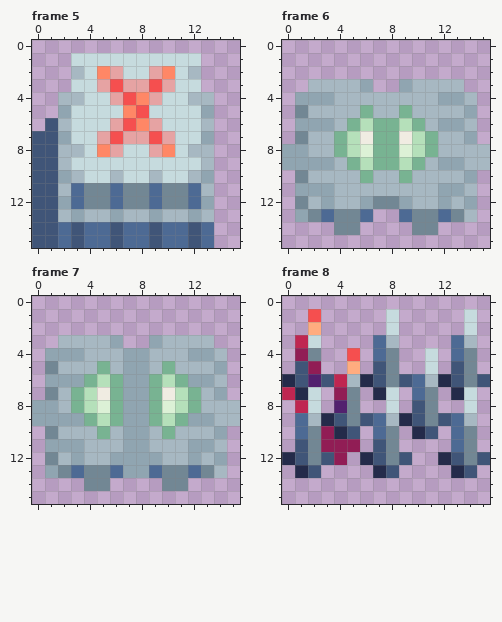
One commit to this pixel-art file: public/assets/graphics/snek-button.ase. The first picture shows the starting point.
16x16 pixels, 9 frames. Shown: frame 5, frame 6, frame 7, frame 8. The commit also changed other frames, which this record leaves out.
Now the later version:
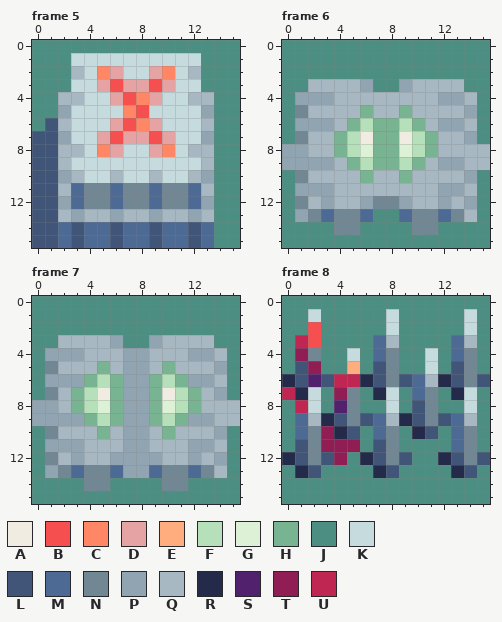
Palette (. is transparent): A #f0ece2  B #f54f4f  C #ff8766  D #e6a3a3  E #ffac7f  F #b5e0ba  G #dcf1d6  H #78b392  J #4c8f82  K #c6dbde  L #405578  M #4d6a94  N #728794  P #90a5b1  Q #a7b8c2  R #242b4a  S #52216e  T #911d55  U #bf2651
Changes in this commit:
layer "bg" now shown
Frame 5, layer "bg":
The author put colour J in row 0 at x 0 to 15; in rows 1 to 3 at x 0 to 2 and 13 to 15; in rows 4 to 5 at x 0 to 1 and 14 to 15; in row 6 at x 0 and 14 to 15; in rows 7 to 15 at x 14 to 15.
Frame 6, layer "bg":
The author put colour J in rows 0 to 2 at x 0 to 15; in row 3 at x 0 to 1, 7 to 8 and 14 to 15; in rows 4 to 7 at x 0 and 15; in rows 10 to 12 at x 0 and 15; in row 13 at x 0, 7 to 8 and 15; in row 14 at x 0 to 3, 6 to 9 and 12 to 15.
The author put colour J in row 15 at x 0 to 15.
Frame 7, layer "bg":
The author put colour J in rows 0 to 2 at x 0 to 15; in row 3 at x 0 to 1, 7 to 8 and 14 to 15; in rows 4 to 7 at x 0 and 15; in rows 10 to 13 at x 0 and 15; in row 14 at x 0 to 3, 6 to 9 and 12 to 15; in row 15 at x 0 to 15.
Frame 8, layers "Layer 1", "bg":
Colour E becomes colour B in row 2 at x 2.
Colour K becomes colour B in row 3 at x 2.
The author put colour J in row 0 at x 0 to 15; in rows 1 to 2 at x 0 to 1, 3 to 7, 9 to 13 and 15; in row 3 at x 0, 3 to 6, 9 to 12 and 15; in rows 4 to 5 at x 0, 3 to 4, 6, 9 to 10, 12 and 15; in row 7 at x 3, 6, 9, 12 and 15; in row 8 at x 0, 3, 6 to 7, 9, 12 to 13 and 15.
The author put colour J in row 9 at x 0 and 15; in row 10 at x 0, 6, 9, 12 and 15; in row 11 at x 0, 6, 9 to 12 and 15; in row 12 at x 5 and 10 to 11; in row 13 at x 0, 3 to 6, 9 to 12 and 15; in rows 14 to 15 at x 0 to 15.
Colour B becomes colour K in row 1 at x 2; in row 4 at x 5.
Colour Q becomes colour U in row 6 at x 5.
